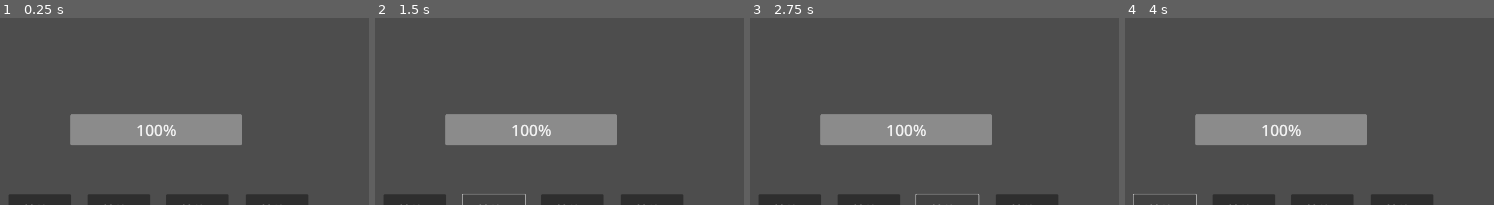
Above: before the commit, frames 1-4 (left to right).
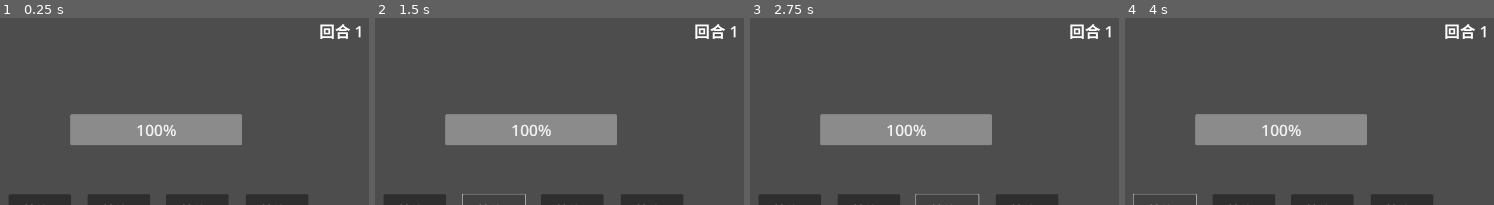
Above: after the commit, the same moments.

Repository: Zhniing/dokemon
Game: Godot game, scene res://arena.tscn
Two runs of this game, one before a commit and one after it. Both use one fixed random seed, a clock stepped at 60 frames per second and the inputs below.
Inputs:
- Up to frame 1 (0.25 s): no input
- Up to frame 2 (1.5 s): click "技能1" at 0.5 s; click "技能2" at 1.25 s
- Up to frame 3 (2.75 s): click "技能3" at 2 s
- Up to frame 4 (4 s): click "技能4" at 2.75 s; click "技能1" at 3.5 s
The pictures show only the part of the screen within x 8-58%, y 0-50%; the shares and areas given below are measured in that part.

The runs differ from the first frame. In frame 1, 0.5% of the frame differs, in the area x 86-98%, y 3-12%; in frame 2, 0.5%; in frame 3, 0.5%; in frame 4, 0.5%.

Commit message:
feat(UI): show the number of turns in the arena and the battle log

Diff:
--- a/arena.gd
+++ b/arena.gd
@@ -2,6 +2,7 @@
 
 
 var commands = {}
+var turn = 1
 
 
 func _ready():
@@ -38,8 +39,16 @@
 			return get_node(a).hero.stats[5] > get_node(b).hero.stats[5]
 		)
 
+		# Write the number of turns to the battle log
+		$/root/Arena/BattleLog.text += "回合 " + str(turn) + "\n"
+
 		# Execute the commands
 		for i in order:
 			commands[i].call()
 
 		commands.clear()
+
+		# Update the number of turns
+		if $Player1.hero.hp > 0 && $Player2.hero.hp > 0:
+			turn += 1
+			$/root/Arena/Turn.text = "[center]回合 " + str(turn) + "[/center]"
--- a/arena.tscn
+++ b/arena.tscn
@@ -162,3 +162,13 @@
 theme_override_font_sizes/font_size = 40
 text = "重开"
 script = ExtResource("4_iim3w")
+
+[node name="Turn" type="RichTextLabel" parent="."]
+layout_mode = 0
+offset_left = 1175.0
+offset_top = 206.0
+offset_right = 1375.0
+offset_bottom = 306.0
+theme_override_font_sizes/normal_font_size = 50
+bbcode_enabled = true
+text = "[center]回合 1[/center]"
--- a/move.gd
+++ b/move.gd
@@ -21,9 +21,9 @@
 
 	# Update the battle log
 	var log = $/root/Arena/BattleLog
-	log.text += s.name + " 对 " + t.name + " 使用了 " + "attack" + " 造成了 " + str(damage) + " 点伤害" + "\n"
+	log.text += "\t" + s.name + " 对 " + t.name + " 使用了 " + "attack" + " 造成了 " + str(damage) + " 点伤害" + "\n"
 	if t.hero.hp <= 0:
-		log.text += t.name + " 倒下了" + "\n"
+		log.text += "\t" + t.name + " 倒下了" + "\n"
 
 	# Update the UI
 	t.get_node("HP").value = t.hero.hp
--- a/refresh.gd
+++ b/refresh.gd
@@ -15,6 +15,10 @@
 		# Clear the battle log
 		$/root/Arena/BattleLog.text = ""
 
+		# Reset the number of turns
+		$/root/Arena.turn = 1
+		$/root/Arena/Turn.text = "[center]回合 1[/center]"
+
 		# Reset the HP
 		P1.hero.hp = P1.hero.stats[0]
 		P1.get_node("HP").value = P1.hero.hp
